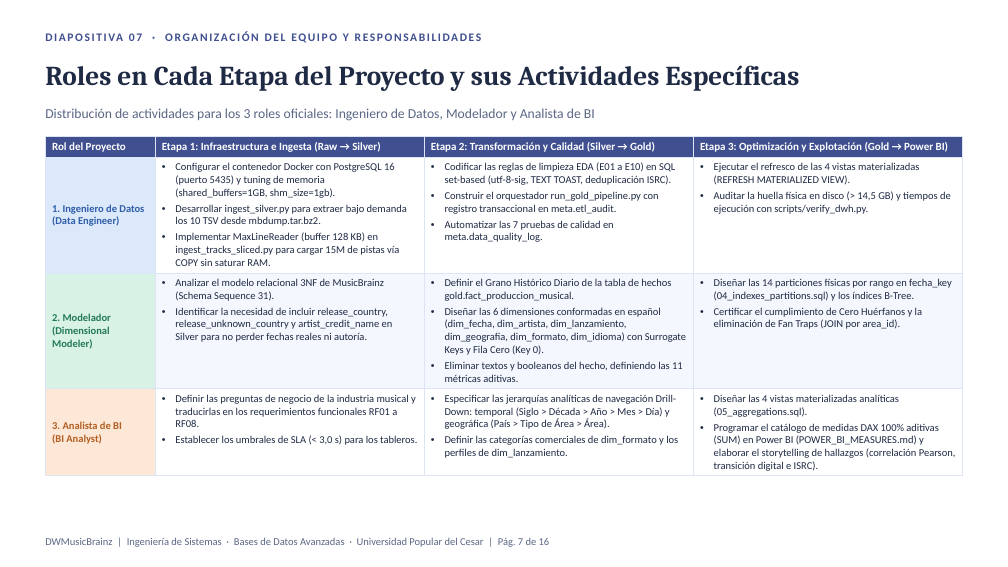
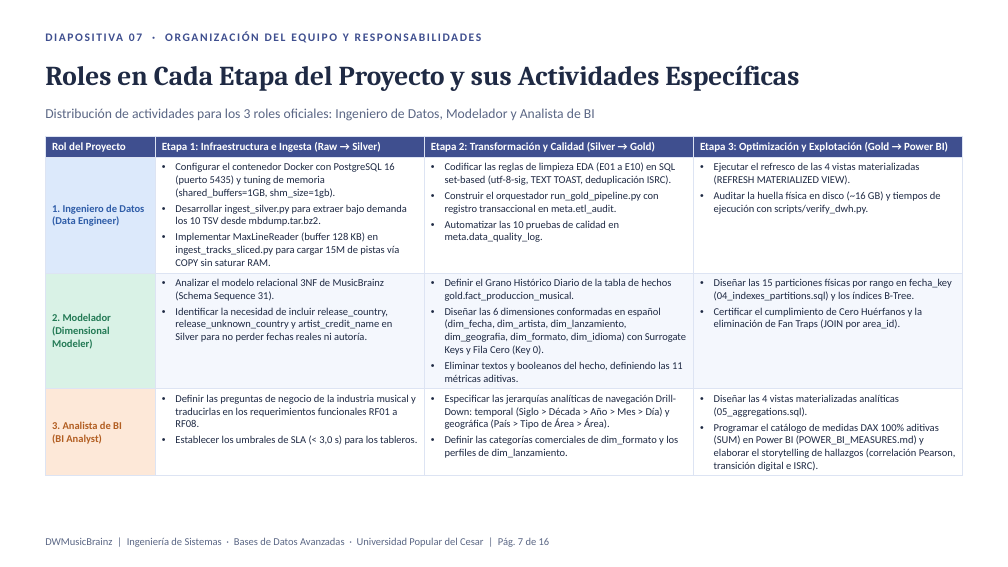
Before and after one commit to srusso1/DWH-MusicBrainz, a slide deck: slide 7 of docs/DWMusicBrainz_Sustentacion_v2.pptx. Drawn at 1008x567 pixels with LibreOffice and Linux fonts; fonts in the diff are those of the drawing; background and template pictures are left out. Boxes give left, top, right and bottom in pixels: in the first picture for what was removed or moved away, otherwise in the second. Text is boxed around its words. In the diff, an @@ line names an element or a change of style, - is before the commit and + after.

Commit message:
docs: actualizar documentos de sustentacion con cifras y hallazgos corregidos
- Volumetria real de silver y gold (98,6 M filas, 16 GB, hecho de 2.967.681 filas)
- 15 particiones, catalogo silver.language y nombres oficiales de idioma
- Regla de fecha sin imputar con el anio del artista y conteos aditivos
- Conclusion de RF05 basada en los coeficientes de Pearson reales
- Declarar python-pptx en requirements

```diff
--- a/docs/DWMusicBrainz_Sustentacion_v2.pptx
+++ b/docs/DWMusicBrainz_Sustentacion_v2.pptx
@@ table at <box>45,136,963,475</box> @@
-row 2, column 3: Codificar las reglas de limpieza EDA (E01 a E10) en SQL set-based (utf-8-sig, TEXT TOAST, deduplicación ISRC). / Construir el orquestador run_gold_pipeline.py con registro transaccional en meta.etl_audit. / Automatizar las 7 pruebas de calidad en meta.data_quality_log.
+row 2, column 3: Codificar las reglas de limpieza EDA (E01 a E10) en SQL set-based (utf-8-sig, TEXT TOAST, deduplicación ISRC). / Construir el orquestador run_gold_pipeline.py con registro transaccional en meta.etl_audit. / Automatizar las 10 pruebas de calidad en meta.data_quality_log.
-row 2, column 4: Ejecutar el refresco de las 4 vistas materializadas (REFRESH MATERIALIZED VIEW). / Auditar la huella física en disco (> 14,5 GB) y tiempos de ejecución con scripts/verify_dwh.py.
+row 2, column 4: Ejecutar el refresco de las 4 vistas materializadas (REFRESH MATERIALIZED VIEW). / Auditar la huella física en disco (~16 GB) y tiempos de ejecución con scripts/verify_dwh.py.
-row 3, column 4: Diseñar las 14 particiones físicas por rango en fecha_key (04_indexes_partitions.sql) y los índices B-Tree. / Certificar el cumplimiento de Cero Huérfanos y la eliminación de Fan Traps (JOIN por area_id).
+row 3, column 4: Diseñar las 15 particiones físicas por rango en fecha_key (04_indexes_partitions.sql) y los índices B-Tree. / Certificar el cumplimiento de Cero Huérfanos y la eliminación de Fan Traps (JOIN por area_id).
```
Also in this commit, not shown: 11 other slides changed, 5 other files.
